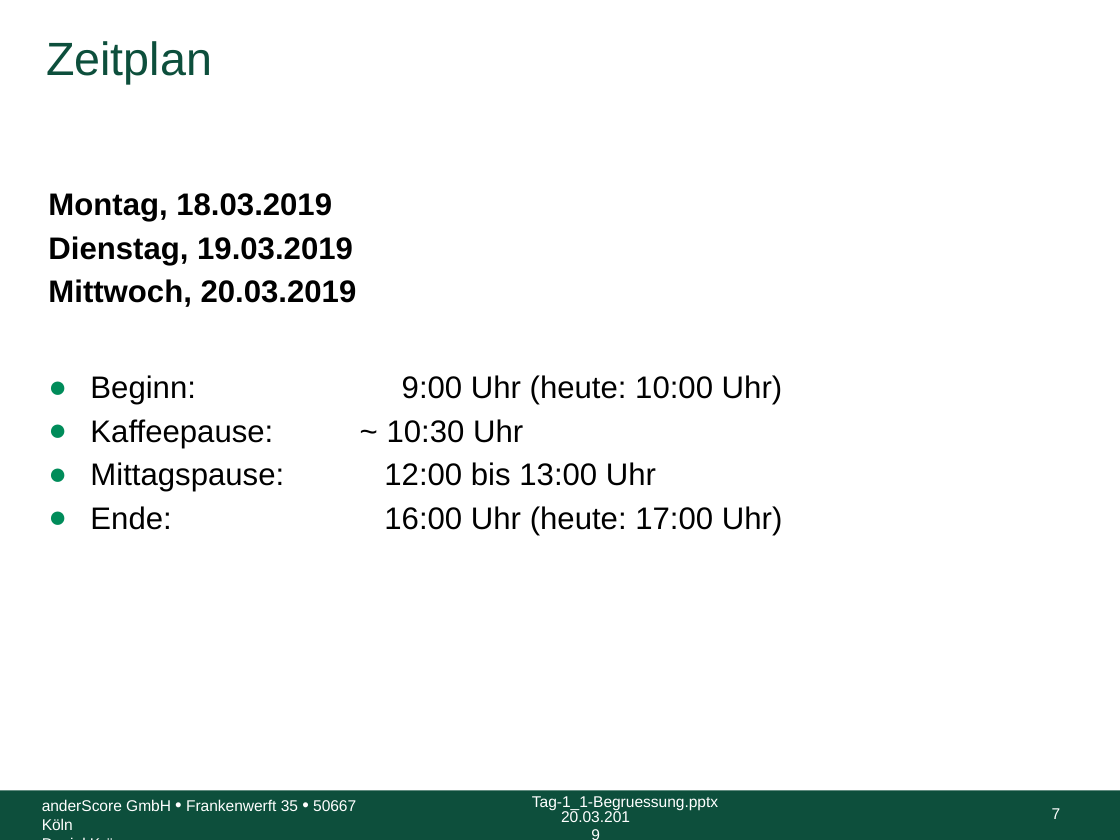
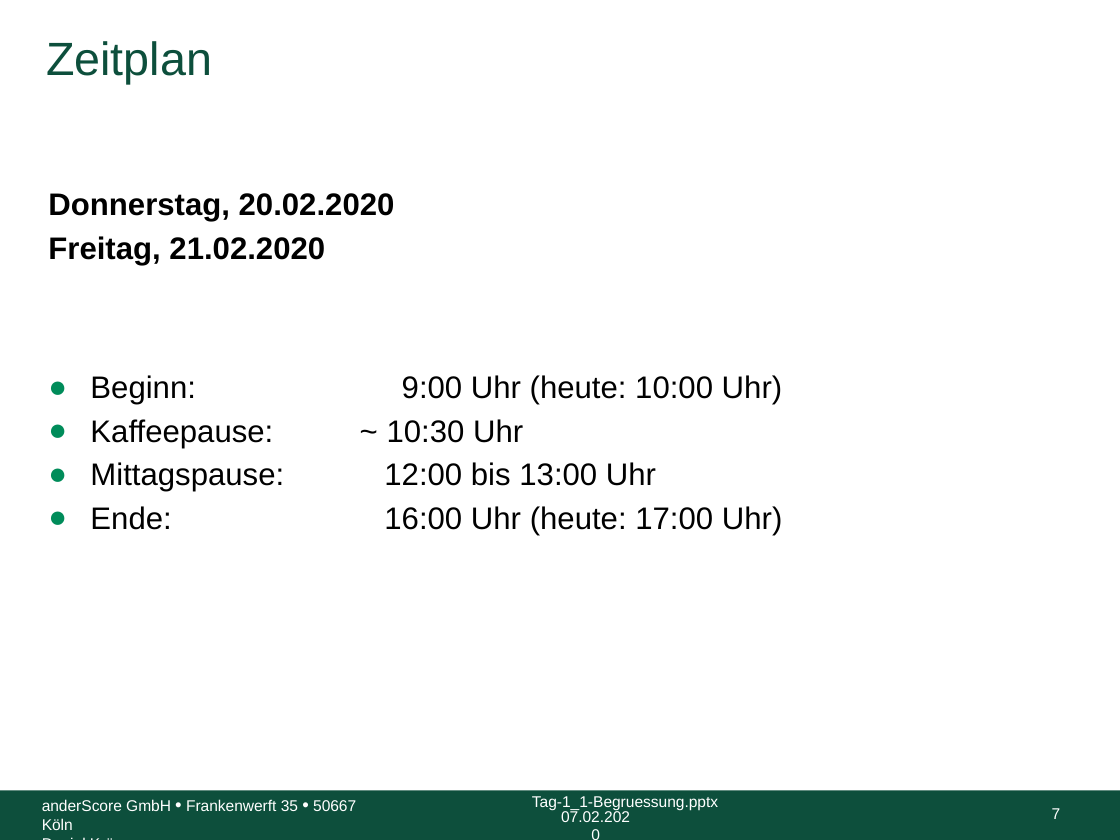
Before and after one commit to anderscore-gmbh/wicket-training, a slide deck: slide 7 of slides/Tag-1_1-Begruessung.pptx. Drawn at 1120x840 pixels with LibreOffice and Linux fonts; fonts in the diff are those of the drawing; background and template pictures are left out. Boxes give left, top, right and bottom in pixels: in the first picture for what was removed or moved away, otherwise in the second. Text is boxed around its words. In the diff, an @@ line names an element or a change of style, - is before the commit and + after.

```diff
--- a/slides/Tag-1_1-Begruessung.pptx
+++ b/slides/Tag-1_1-Begruessung.pptx
@@ text "Donnerstag, 20.02.2020" at (48,193,783,535): text colour #000000 to #FFFFFF in "Mittwoch, 20.03.2019" @@
@@ text at (48,193,395,265): text changed @@
-Montag, 18.03.2019
-Dienstag, 19.03.2019
+Donnerstag, 20.02.2020
+Freitag, 21.02.2020
@@ text at (561,809,630,822): text changed @@
-20.03.2019
+07.02.2020
```
Also in this commit, not shown: 10 other slides changed, 1 other file.
